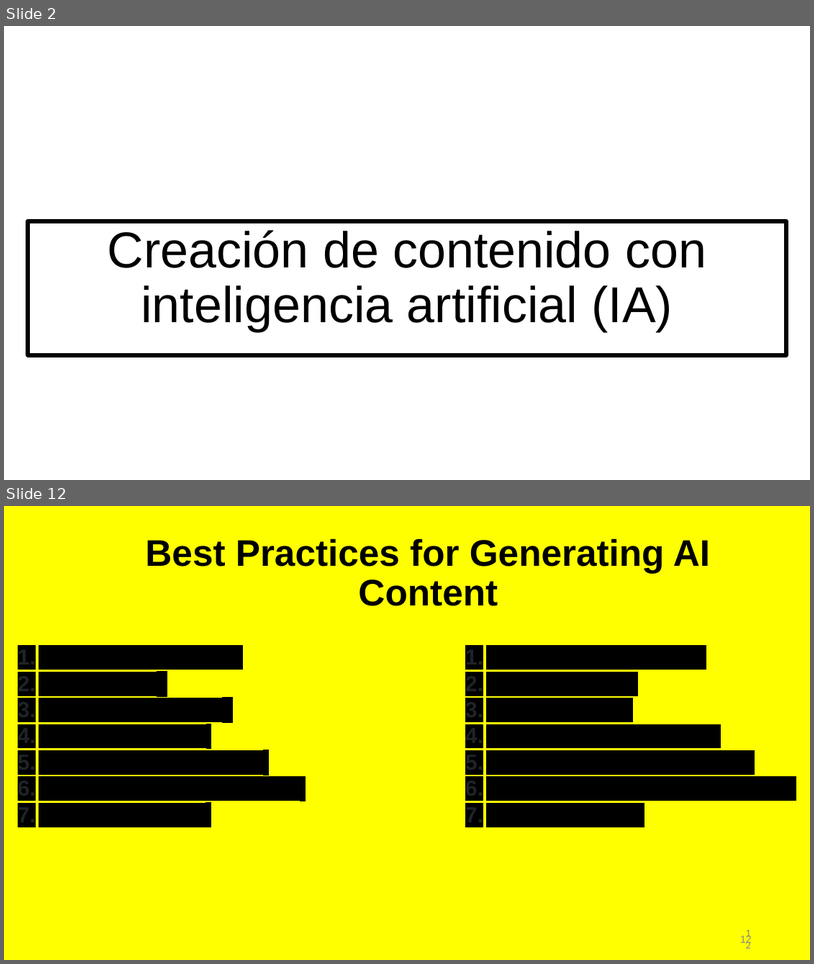
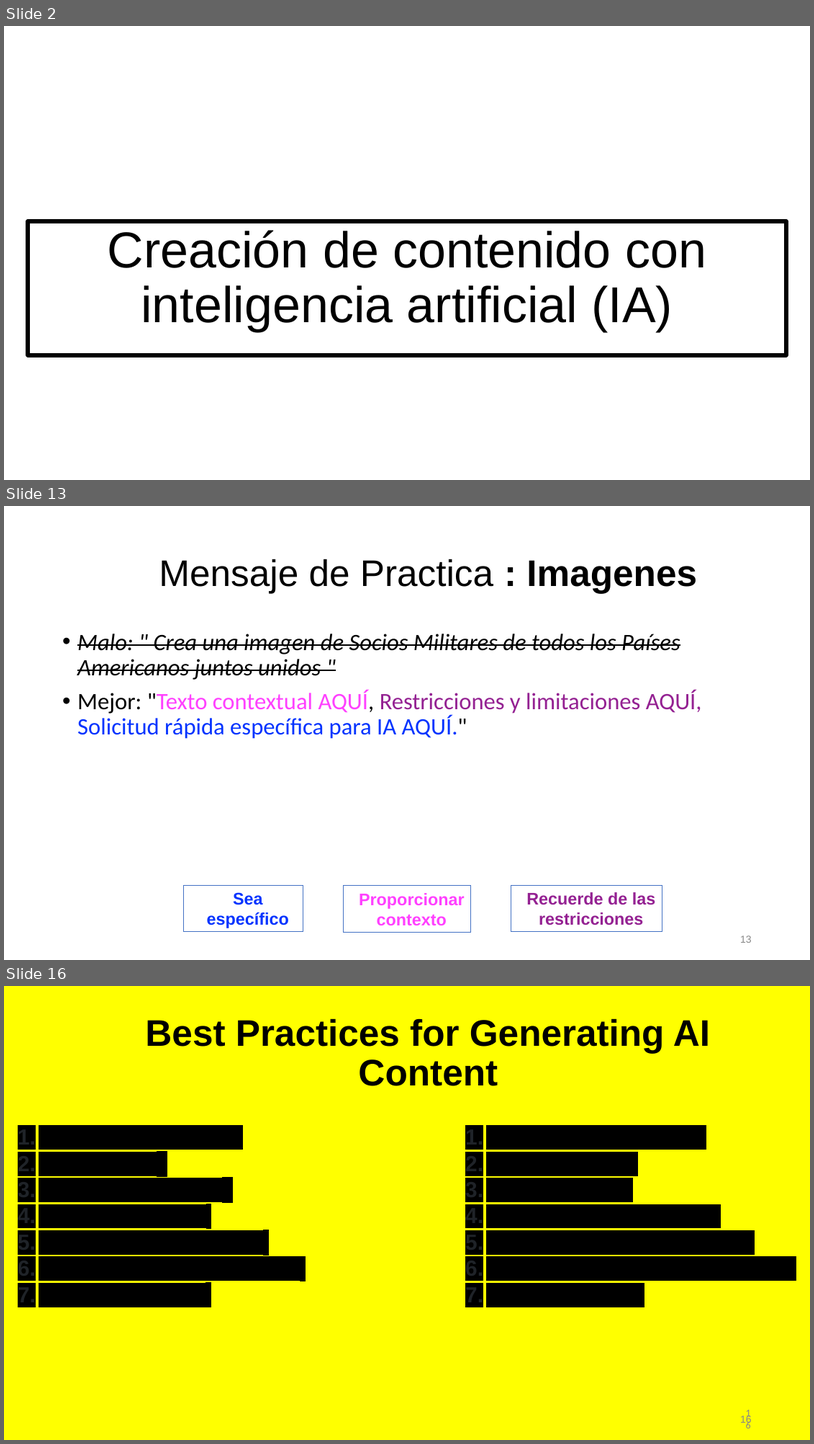
Before and after one commit to irregularchat/Counter_Malign_Information_Training, a slide deck: Counter_Malign_Information/4-Implement-For_Instructors/Lesson_Plans/Lesson_01-Creating_Synthetic_Content/Audio_Visual-Template/MASTER-Lesson_Slide-Create_AI_Content.pptx. Shown one above the other, each under a label of ours: slides 2 and 12 before the commit, slides 2, 13 and 16 after it; the slides between them are not shown. The pictures are 814x964 and 814x1444 pixels, drawn with LibreOffice and Linux fonts; fonts in the diff are those of the drawing. Boxes give left, top, right and bottom in pixels: in the first picture for what was removed or moved away, otherwise in the second. Text is boxed around its words. In the diff, an @@ line names an element or a change of style, - is before the commit and + after.

```diff
--- a/Counter_Malign_Information/4-Implement-For_Instructors/Lesson_Plans/Lesson_01-Creating_Synthetic_Content/Audio_Visual-Template/MASTER-Lesson_Slide-Create_AI_Content.pptx
+++ b/Counter_Malign_Information/4-Implement-For_Instructors/Lesson_Plans/Lesson_01-Creating_Synthetic_Content/Audio_Visual-Template/MASTER-Lesson_Slide-Create_AI_Content.pptx
@@ slide 13 added at box(4, 506, 810, 960), background #FFFFFF @@
@@ title added at box(159, 559, 697, 593), 44 pt, text #000000 @@
+Mensaje de Practica : Imagenes
@@ text added at box(77, 633, 702, 739), 28 pt, text #000000 @@
+• Malo: " Crea una imagen de Socios Militares de todos los Países Americanos juntos unidos "
+• Mejor: "Texto contextual AQUÍ, Restricciones y limitaciones AQUÍ, Solicitud rápida específica para IA AQUÍ."
@@ rectangle added at box(184, 885, 303, 932), fill #FFFFFF, outline #4472C4 1 pt, 20 pt, text #0433FF, bold @@
+Sea específico
@@ rectangle added at box(343, 885, 471, 932), fill #FFFFFF, outline #4472C4 1 pt, 20 pt, text #FF40FF, bold @@
+Proporcionar contexto
@@ rectangle added at box(512, 885, 662, 932), fill #FFFFFF, outline #4472C4 1 pt, 20 pt, text #942192, bold @@
+Recuerde de las restricciones
@@ page number added at box(741, 935, 752, 942), 12 pt, text #888888 @@
+13
@@ what was slide 12 is now slide 16 @@
@@ page number at box(741, 1414, 752, 1425): text changed @@
-12
+16
@@ page number at box(743, 1411, 756, 1427): text changed @@
-12
+16
```
Also in this commit, not shown: 10 slides changed, 3 other slides added, 10 other files.
